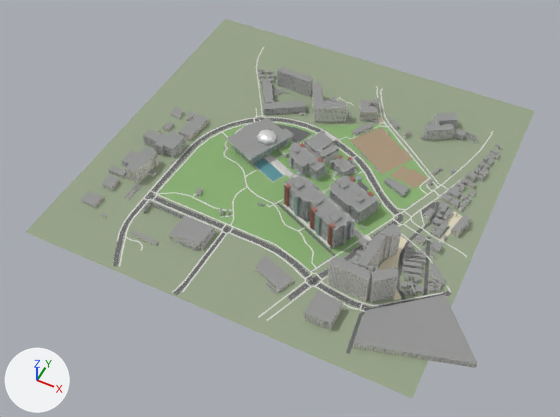
Renders of the FBX model unity/KatsushikaCampusDays/Assets/Models/Campus/campus.fbx from each side of a commit.
Camera for both pictures: a camera (50 mm lens) standing at (422.0, -921.0, 1018.0) and looking at (4.0, -85.0, -27.0). Lighting does not change. The marker at lower left points along +X, +Y and +Z. The first picture is the older version. Where no turn or scale is listed for an object, it has been applied to the vertices.

Objects in the first picture: 'bld_background', 'bld_entrances', 'bld_gym', 'bld_kyoso', 'bld_lab1', 'bld_lab2', 'bld_lecture', 'bld_library', 'bld_research1', 'bld_research2', 'site_ground', 'site_water'.
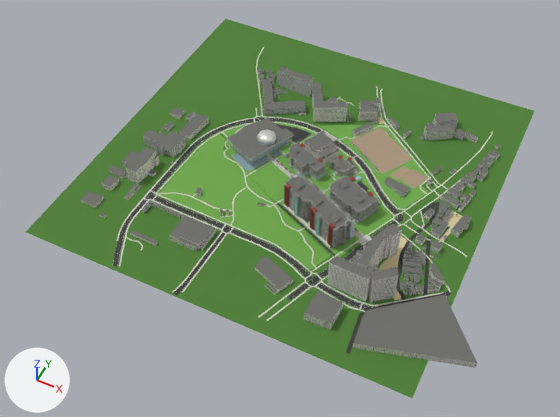
Not visible in the pictures: 'site_props_bikeshed'.

What changed in the scene script:
```text
Change mat_sign_plate:
    mat_sign_plate.base_color: (0.87, 0.87, 0.86) -> (0.73, 0.73, 0.708)  # white #f0f0ef -> light grey #dededb
Change mat_tus_green:
    mat_tus_green.base_color: (0.0, 0.517, 0.239) -> (0.0, 0.231, 0.047)  # green #00be86 -> green #00843d
Change mat_roof_grey:
    mat_roof_grey.base_color: (0.3, 0.305, 0.3) -> (0.156, 0.156, 0.144)  # grey #959695 -> dark grey #6e6e6a
Change mat_vending_red:
    mat_vending_red.base_color: (0.76, 0.1, 0.09) -> (0.539, 0.01, 0.009)  # red #e25955 -> red #c21918
Change mat_vending_blue:
    mat_vending_blue.base_color: (0.06, 0.33, 0.72) -> (0.005, 0.089, 0.479)  # blue #459bdd -> blue #1054b8
Change mat_stone_dark:
    mat_stone_dark.base_color: (0.52, 0.518, 0.5) -> (0.392, 0.371, 0.328)  # light grey #bfbfbc -> grey #a8a49b
Change mat_stone_light:
    mat_stone_light.base_color: (0.7, 0.695, 0.67) -> (0.624, 0.604, 0.552)  # light grey #dad9d6 -> light grey #cfccc4
Change mat_wood:
    mat_wood.base_color: (0.4, 0.26, 0.14) -> (0.323, 0.147, 0.05)  # brown #aa8b69 -> brown #9a6b3f
Change mat_grass:
    mat_grass.base_color: (0.25, 0.43, 0.17) -> (0.159, 0.392, 0.068)  # green #89af73 -> green #6fa84a
Change mat_grass_dark:
    mat_grass_dark.base_color: (0.31, 0.372, 0.25) -> (0.076, 0.212, 0.034)  # greyish green #97a489 -> green #4e7f34
Change mat_water:
    mat_water.base_color: (0.1, 0.34, 0.38) -> (0.275, 0.479, 0.578)  # cyan #599ea6 -> cyan #8fb8c8
Change me_site_ground:
    remove me_site_ground.from_pydata(...)  # 8656 vertices, 6083 faces; spans x -350.0..350.0, y -350.0..350.0, z 0.0
    add me_site_ground.from_pydata(...)  # 8750 vertices, 6150 faces; spans x -350.0..350.0, y -350.0..350.0, z 0.0
    me_site_ground part 1: 8 vertices moved from x -69.0..18.0, y -86.0..-7.0, z 0.0 to x -67.0..18.0, y -86.0..-7.0, z 0.0; 40 vertices removed from x -82.0..-12.0, y -57.0..-2.0, z 0.0; 86 vertices added at x -125.0..-56.0, y -52.0..-2.0, z 0.0
    other edits to the shape of me_site_ground do not show in these pictures
Change me_site_water:
    verts and faces of me_site_water; kept vertices keep their numbers, new ones are numbered from 4
    remove me_site_water.from_pydata(...)  # 4 vertices, 1 face; spans x -79.5..-14.5, y -54.6..-6.9, z 0.1
    add me_site_water.from_pydata(...)  # 11 vertices, 3 faces; spans x -123.4..-35.5, y -50.2..46.6, z 0.1
    me_site_water part 2
    add delete_vertices([*range(0, 4)])  # with the faces that use them
    add verts[4] = (-60.9, 9.8, 0.1)  # pixel (271, 153)
    add verts[5] = (-52.3, 5.9, 0.1)  # pixel (274, 156)
    add verts[6] = (-35.5, 42.6, 0.1)
    add verts[7] = (-44.1, 46.6, 0.1)  # pixel (288, 144)
    add verts[8] = (-77.9, -50.2, 0.1)  # pixel (248, 171)
    add verts[9] = (-58.6, -8.0, 0.1)  # pixel (268, 159)
    add verts[10] = (-67.3, -4.0, 0.1)  # pixel (265, 157)
    add verts[11] = (-123.4, -29.4, 0.1)  # pixel (232, 156)
    add verts[12] = (-86.5, -46.2, 0.1)  # pixel (245, 168)
    add verts[13] = (-81.5, -35.3, 0.1)  # pixel (250, 165)
    add verts[14] = (-118.4, -18.5, 0.1)  # pixel (237, 153)
    add faces += [(4, 5, 6, 7), (8, 9, 10, 12), (11, 12, 13, 14)]
Remove ob_site_props_bikeshed:
    ob_site_props_bikeshed = bpy.data.objects.new('site_props_bikeshed', me_site_props_bikeshed)
Add ob_site_props_beds:
    ob_site_props_beds = bpy.data.objects.new('site_props_beds', me_site_props_beds)  # 23289 vertices, 17118 faces; spans x -57.0..159.0, y -95.0..6.0, z 0.0..1.0; in mat_stone_dark (grey #a8a49b), mat_stone_light (light grey #cfccc4), mat_bed_soil (brown #5a4331), mat_flower_leaf (dark green #3e7a2e), mat_flower_red (red #d9434e), mat_flower_yellow (yellow #f2c84b), mat_flower_white (white #f4f1ea), mat_flower_pink (pink #e98fb0)
    ob_site_props_beds.location = (0.0, 0.0, 0.0)
```

Boxes [x1, y1, x2, y2] around the edits, measured in the pictures (560 x 417 px; the box of a moved part takes in the faces that stretch with it):
'site_ground', recoloured (darker)
    both: [26, 19, 534, 398]
'bld_background', recoloured (grey to light grey)
    both: [80, 67, 502, 366]
'bld_research1', recoloured
    both: [283, 175, 349, 249]
'bld_library', recoloured (darker)
    both: [227, 117, 294, 167]
'bld_lecture', recoloured (darker)
    both: [329, 175, 379, 224]
'bld_research2', recoloured
    both: [279, 142, 326, 181]
'bld_gym', recoloured
    both: [304, 131, 339, 164]
'site_water', recoloured
    both: [253, 158, 267, 166]
'bld_lab1', recoloured
    both: [329, 155, 354, 177]
'bld_kyoso', recoloured
    both: [303, 176, 355, 240]
'bld_entrances', recoloured
    both: [266, 154, 358, 226]
'bld_lab2', recoloured
    both: [346, 157, 357, 169]
'site_props_beds', added
    after: [271, 156, 359, 231]
part 1 of me_site_ground, moved or reshaped
    before: [245, 157, 286, 187]
    after: [231, 153, 269, 190]
part 2 of me_site_water, reshaped
    before: [253, 158, 284, 181]
    after: [233, 150, 279, 171]
